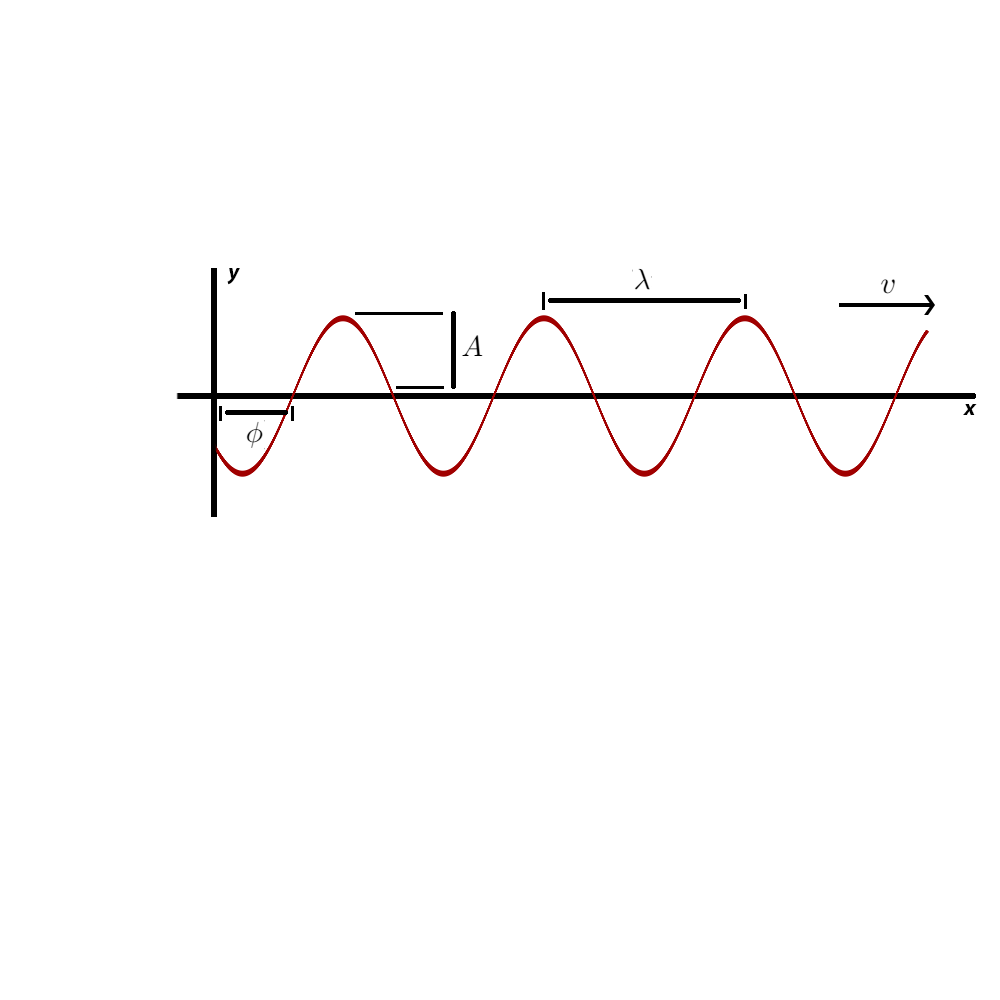
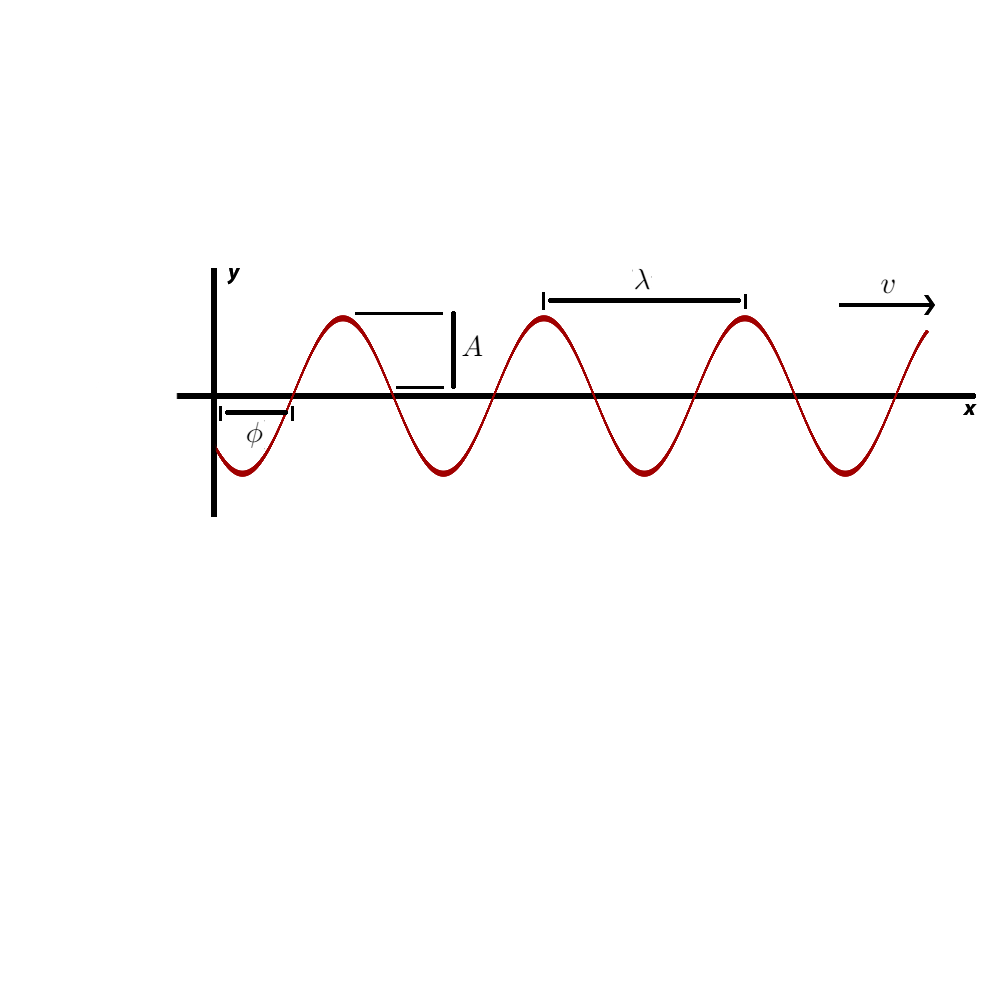
Layered file, before and after one edit (1000 x 1000). Changes by layer:
added layer "Capa 9 copia 10" above "Capa 9 copia 9" over [176, 268, 977, 477]
